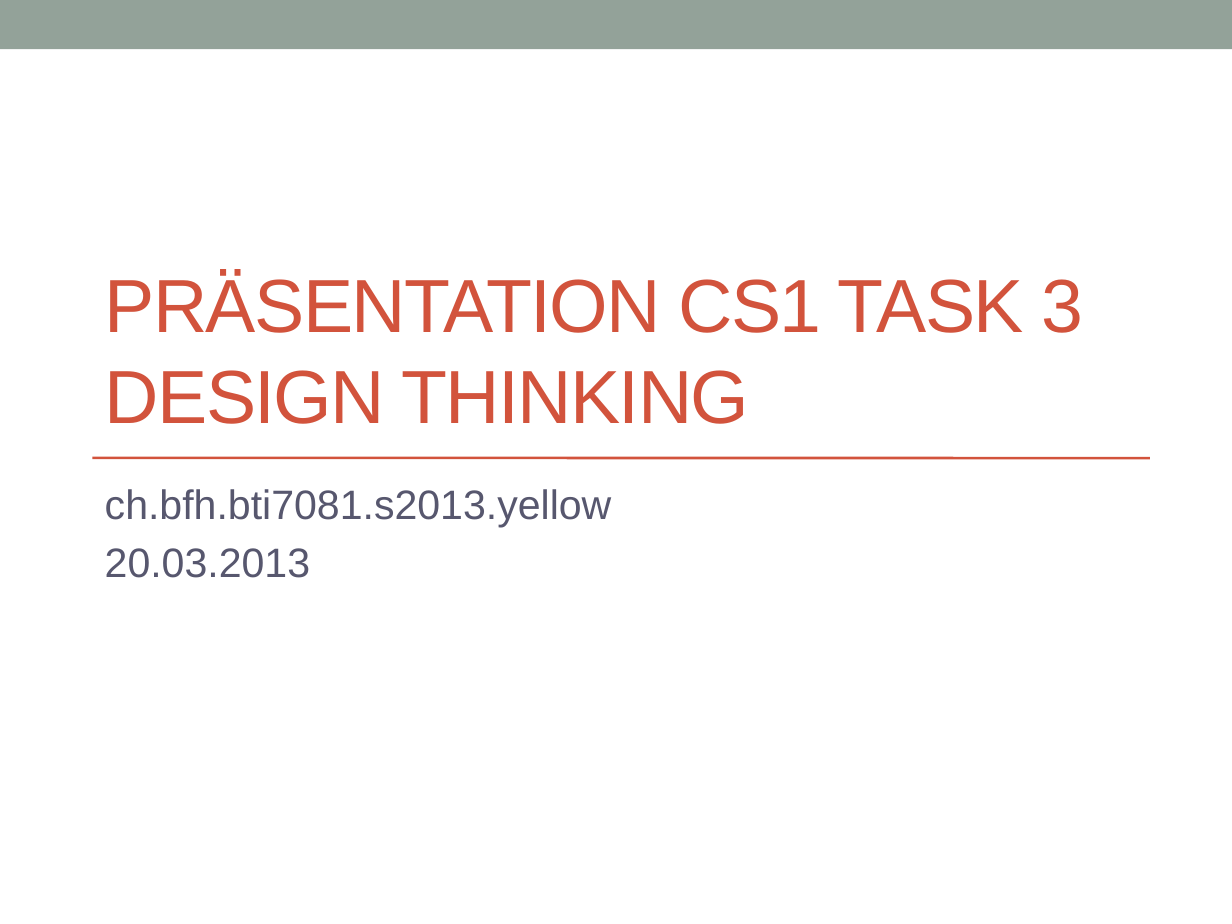
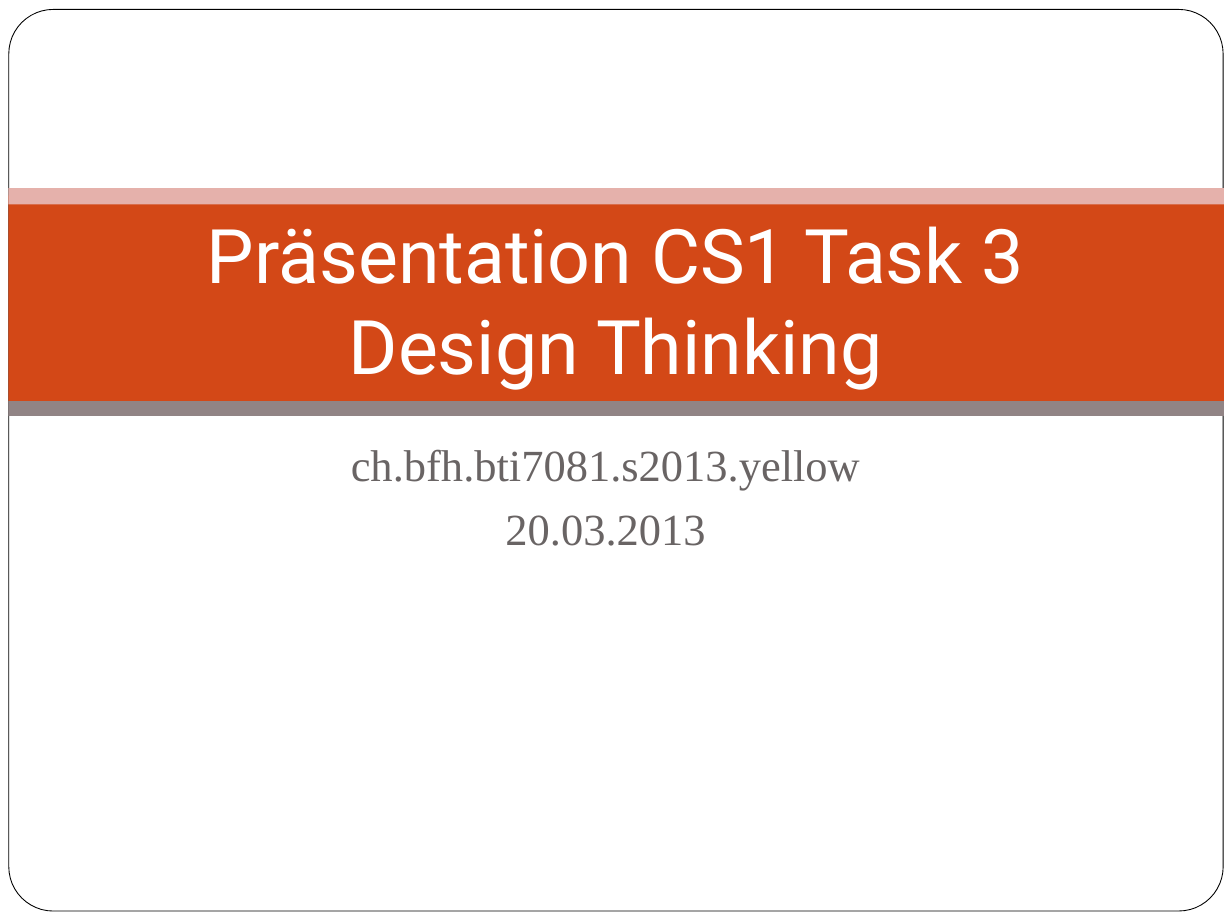
Before and after one commit to boebu/ch.bfh.bti7081.s2013.yellow, a slide deck: slide 1 of ch.bfh.bti7081.s2013.yellow/doc/cs1_task03/task1_3_presentation.pptx. Drawn at 1232x924 pixels with LibreOffice and Linux fonts; fonts in the diff are those of the drawing; background and template pictures are left out. Boxes give left, top, right and bottom in pixels: in the first picture for what was removed or moved away, otherwise in the second. Text is boxed around its words. In the diff, an @@ line names an element or a change of style, - is before the commit and + after.

Commit message:
Update presentation

```diff
--- a/ch.bfh.bti7081.s2013.yellow/doc/cs1_task03/task1_3_presentation.pptx
+++ b/ch.bfh.bti7081.s2013.yellow/doc/cs1_task03/task1_3_presentation.pptx
@@ rectangle removed at (0,0,1232,49) @@
@@ rounded rectangle added at (9,10,1223,912), fill #FFFFFF, outline #000000 0.5 pt @@
@@ rectangle added at (9,195,1225,400), fill #D34817 @@
@@ rectangle added at (9,188,1225,205), fill #E6B1AC @@
@@ title "Präsentation CS1 Task 3 Design ..." at (207,226,1024,390): vertical alignment bottom to middle @@
@@ title at (207,226,1024,390): text changed; font Arial to Roboto; text colour #D2533C to #FFFFFF @@
-PRÄSENTATION CS1 TASK 3
-DESIGN THINKING
+Präsentation CS1 Task 3
+Design Thinking
@@ rectangle added at (9,402,1225,416), fill #918485 @@
@@ subtitle "ch.bfh.bti7081.s2013.yellow": place and size @@
-subtitle "ch.bfh.bti7081.s2013.yellow" at (105,489,612,578)
+subtitle "ch.bfh.bti7081.s2013.yellow" at (351,449,860,546)
@@ subtitle "ch.bfh.bti7081.s2013.yellow" at (351,449,860,546): size 24 to 26 pt, font Arial to Times New Roman, text colour #57576E to #696464; alignment left to centre @@
@@ line removed from (92, 458) to (1149, 458) @@
```
Also in this commit, not shown: 12 other slides changed, 3 slides added.
